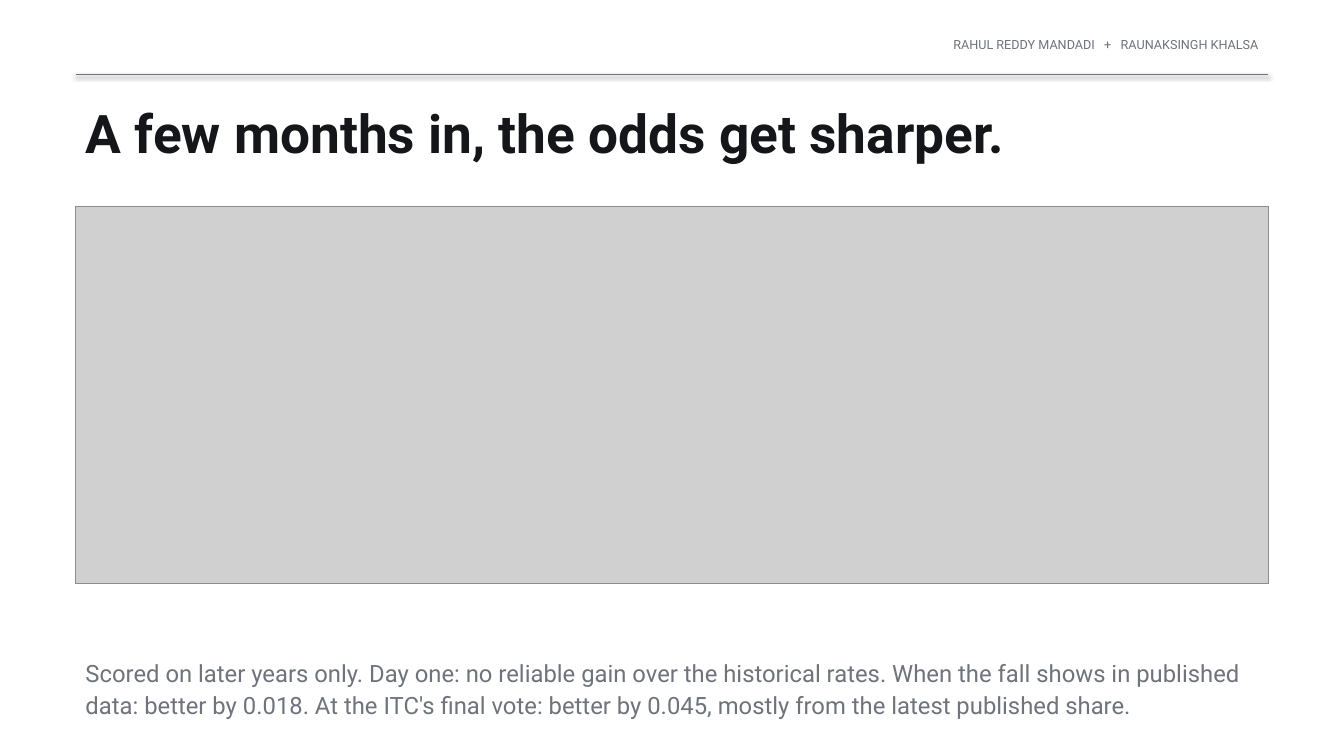
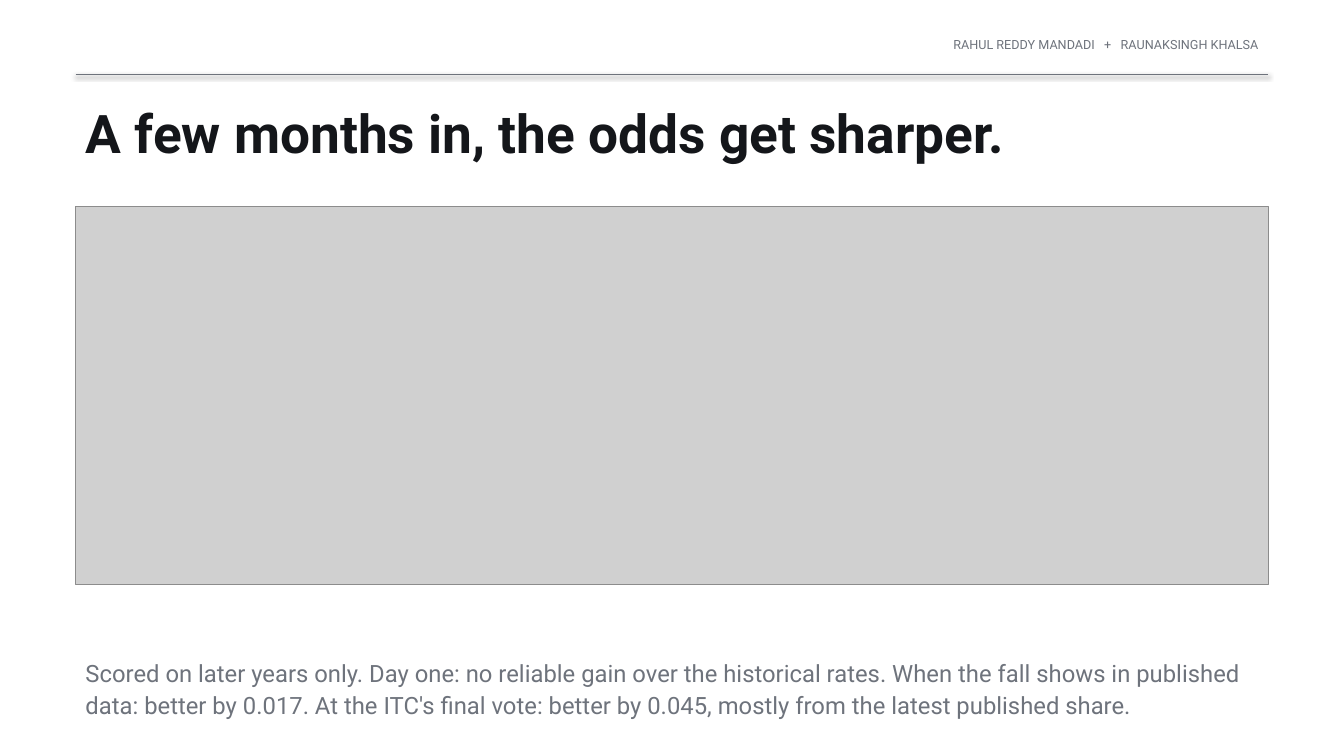
Before and after one commit to rahul-mandadi/tariff-rush, a slide deck: slide 10 of slides/Mandadi_Khalsa_Final_Presentation.pptx. Drawn at 1344x756 pixels with LibreOffice and Linux fonts; fonts in the diff are those of the drawing; grey boxes stand for pictures. Boxes give left, top, right and bottom in pixels: in the first picture for what was removed or moved away, otherwise in the second. Text is boxed around its words. In the diff, an @@ line names an element or a change of style, - is before the commit and + after.

Commit message:
Exact-date cutoff and day-one product lists for prediction panels; reword the at-the-fall comparison
Rivals are left out of prediction panels only if their own first preliminary was published on or before the episode's first preliminary (exact dates), and only products named by then are used; the builder asserts both. The strict Section 301 sample uses the same rule (no change). Impact: day one +0.008 (inside zero), at the fall +0.017, at the ITC vote +0.045 (AUC 0.81, +0.018 beyond the latest share), transfer A +0.022. The at-the-fall comparison with day-one features is stated as conditional on observed falls.

```diff
--- a/slides/Mandadi_Khalsa_Final_Presentation.pptx
+++ b/slides/Mandadi_Khalsa_Final_Presentation.pptx
@@ text at bbox=[85, 664, 1239, 719]: text changed @@
-Scored on later years only. Day one: no reliable gain over the historical rates. When the fall shows in published data: better by 0.018. At the ITC's final vote: better by 0.045, mostly from the latest published share.
+Scored on later years only. Day one: no reliable gain over the historical rates. When the fall shows in published data: better by 0.017. At the ITC's final vote: better by 0.045, mostly from the latest published share.
```
Also in this commit, not shown: 1 other slide changed, 28 other files.
